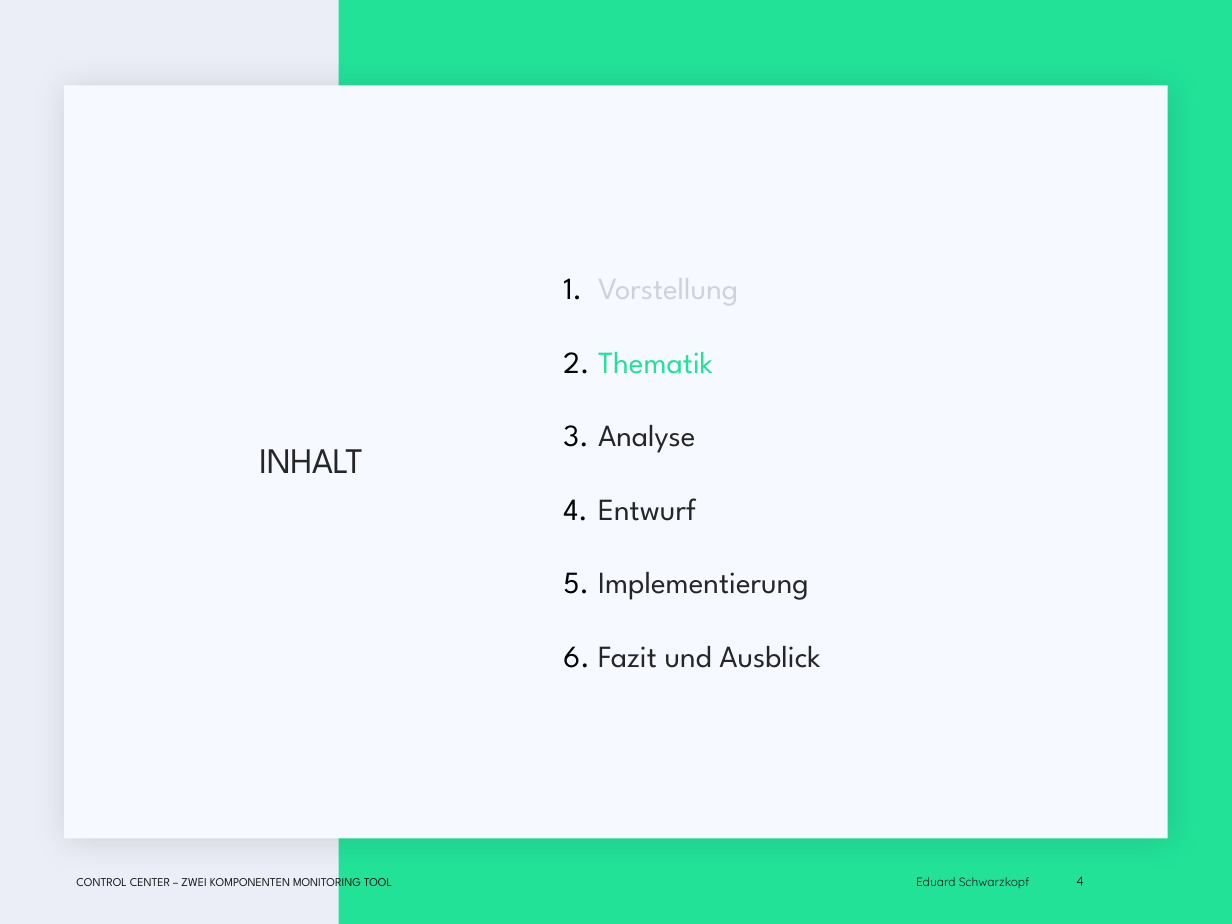
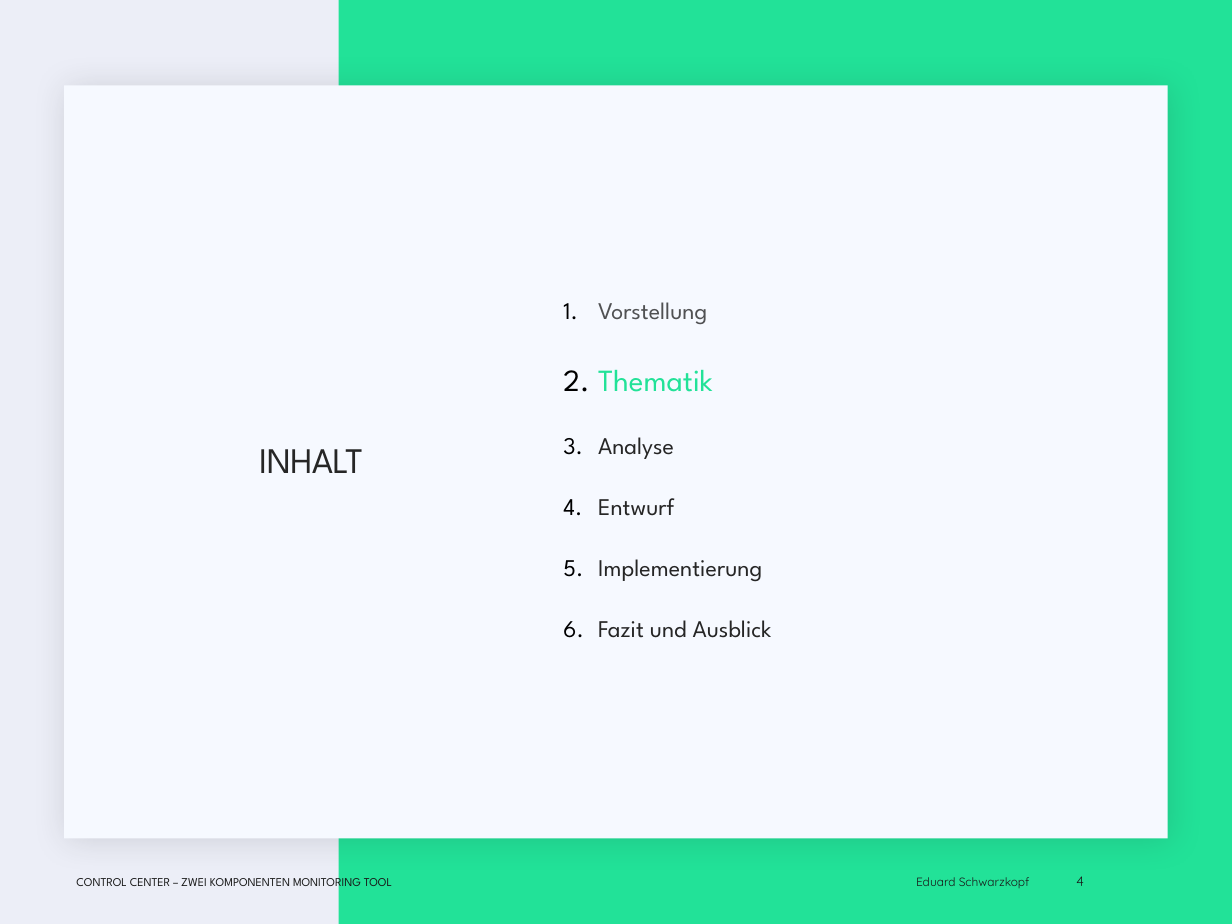
Before and after one commit to EduardSchwarzkopf/Abschlusspr-sentation, a slide deck: slide 4 of Abschluss_präsi.pptx. Drawn at 1232x924 pixels with LibreOffice and Linux fonts; fonts in the diff are those of the drawing; background and template pictures are left out. Boxes give left, top, right and bottom in pixels: in the first picture for what was removed or moved away, otherwise in the second. Text is boxed around its words. In the diff, an @@ line names an element or a change of style, - is before the commit and + after.

```diff
--- a/Abschluss_präsi.pptx
+++ b/Abschluss_präsi.pptx
@@ text at box(598, 302, 772, 638): size 18 to 14 pt in "Vorstellung", "Analyse", "Entwurf", "Implementierung" and 1 more places; text colour #D0D1D9 to #505153 in "Vorstellung" @@
```
Also in this commit, not shown: 8 other slides changed.
